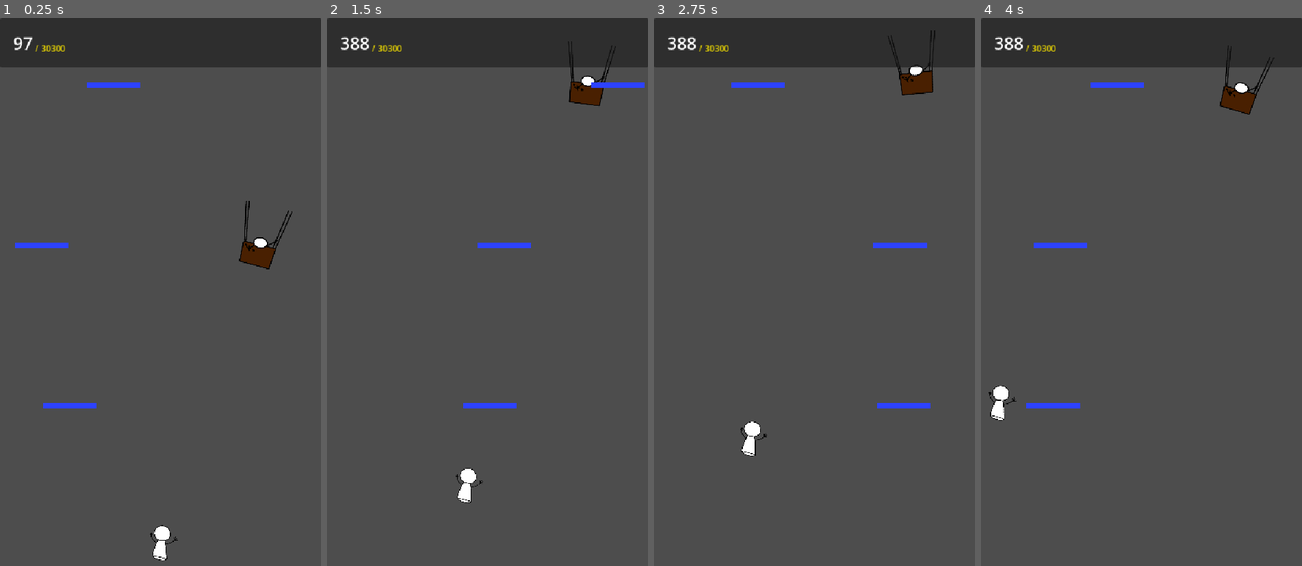
Above: before the commit, frames 1-4 (left to right).
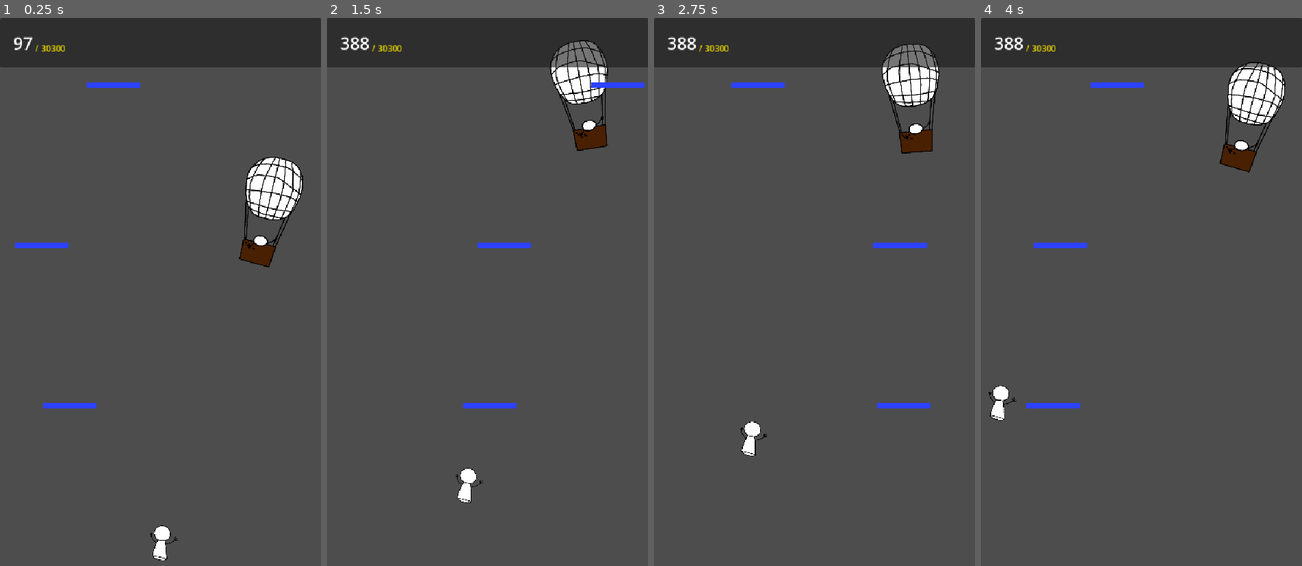
Above: after the commit, the same moments.

Repository: imLymei/mothers-day-game
Game: Godot game, scene res://Scenes/World/World.tscn
Same seed, same stepped clock (60 frames per second), same inputs: the game is played once before the commit and once after it.
Inputs (mouse positions are in pixels of both pictures, inside the frame that each line leads up to):
- Up to frame 1 (0.25 s): no input
- Up to frame 2 (1.5 s): move the mouse to (558, 264) at 0.52 s; click (558, 264) at 0.67 s; drag from (423, 319) to (471, 401) at 1.27 s
- Up to frame 3 (2.75 s): move the mouse to (846, 171) at 2.02 s; click (846, 171) at 2.17 s
- Up to frame 4 (4 s): drag from (1125, 401) to (1045, 209) at 2.77 s; move the mouse to (1237, 374) at 3.52 s; click (1237, 374) at 3.67 s

The runs differ from the first frame. In frame 1, 1.9% of the frame differs, in the area x 74-95%, y 25-46%; in frame 2, 2.1%; in frame 3, 2.1%; in frame 4, 2.3%, in the area x 74-95%, y 5-29%.

Commit message:
feat: finalize child balloon

Diff:
--- /dev/null
+++ b/Scenes/Child/Child.tscn
@@ -0,0 +1,84 @@
+[gd_scene load_steps=6 format=3 uid="uid://0irr402fx0op"]
+
+[ext_resource type="Texture2D" uid="uid://cs6ctkr50cu6t" path="res://Resources/ChildExample.png" id="1_g3lrb"]
+[ext_resource type="Texture2D" uid="uid://qnnc3yjuppt6" path="res://Resources/BalloonExample.png" id="2_imrkf"]
+
+[sub_resource type="Animation" id="Animation_p7pgw"]
+length = 0.001
+tracks/0/type = "value"
+tracks/0/imported = false
+tracks/0/enabled = true
+tracks/0/path = NodePath("Visuals:position")
+tracks/0/interp = 1
+tracks/0/loop_wrap = true
+tracks/0/keys = {
+"times": PackedFloat32Array(0),
+"transitions": PackedFloat32Array(1),
+"update": 0,
+"values": [Vector2(0, 0)]
+}
+tracks/1/type = "value"
+tracks/1/imported = false
+tracks/1/enabled = true
+tracks/1/path = NodePath("Visuals:rotation")
+tracks/1/interp = 1
+tracks/1/loop_wrap = true
+tracks/1/keys = {
+"times": PackedFloat32Array(0),
+"transitions": PackedFloat32Array(1),
+"update": 0,
+"values": [0.0]
+}
+
+[sub_resource type="Animation" id="Animation_kjd5s"]
+resource_name = "SWING"
+length = 4.0
+loop_mode = 1
+tracks/0/type = "value"
+tracks/0/imported = false
+tracks/0/enabled = true
+tracks/0/path = NodePath("Visuals:position")
+tracks/0/interp = 2
+tracks/0/loop_wrap = true
+tracks/0/keys = {
+"times": PackedFloat32Array(0, 2, 4),
+"transitions": PackedFloat32Array(1, 1, 1),
+"update": 0,
+"values": [Vector2(0, 0), Vector2(0, -90), Vector2(0, 0)]
+}
+tracks/1/type = "value"
+tracks/1/imported = false
+tracks/1/enabled = true
+tracks/1/path = NodePath("Visuals:rotation")
+tracks/1/interp = 2
+tracks/1/loop_wrap = true
+tracks/1/keys = {
+"times": PackedFloat32Array(0, 2, 4),
+"transitions": PackedFloat32Array(1, 1, 1),
+"update": 0,
+"values": [0.261799, -0.261799, 0.261799]
+}
+
+[sub_resource type="AnimationLibrary" id="AnimationLibrary_p7pgw"]
+_data = {
+&"RESET": SubResource("Animation_p7pgw"),
+&"SWING": SubResource("Animation_kjd5s")
+}
+
+[node name="Child" type="Node2D"]
+scale = Vector2(0.5, 0.5)
+
+[node name="Visuals" type="Node2D" parent="."]
+
+[node name="ChildSprite" type="Sprite2D" parent="Visuals"]
+texture = ExtResource("1_g3lrb")
+
+[node name="BalloonSprite" type="Sprite2D" parent="Visuals"]
+position = Vector2(11.4387, -196.682)
+texture = ExtResource("2_imrkf")
+
+[node name="AnimationPlayer" type="AnimationPlayer" parent="."]
+libraries = {
+&"": SubResource("AnimationLibrary_p7pgw")
+}
+autoplay = "SWING"
--- a/Scenes/Player/Player.tscn
+++ b/Scenes/Player/Player.tscn
@@ -43,7 +43,7 @@
 tracks/0/type = "value"
 tracks/0/imported = false
 tracks/0/enabled = true
-tracks/0/path = NodePath("Sprite/Texture:scale")
+tracks/0/path = NodePath("Sprite/MomTexture:scale")
 tracks/0/interp = 1
 tracks/0/loop_wrap = true
 tracks/0/keys = {
@@ -79,7 +79,7 @@
 [node name="Sprite" type="Node2D" parent="."]
 unique_name_in_owner = true
 
-[node name="Texture" type="TextureRect" parent="Sprite"]
+[node name="MomTexture" type="TextureRect" parent="Sprite"]
 anchors_preset = 8
 anchor_left = 0.5
 anchor_top = 0.5
--- a/Scenes/World/World.gd
+++ b/Scenes/World/World.gd
@@ -13,6 +13,9 @@
 var total_platforms := 0
 var goal_platform: GoalPlatform
 
+var goal_score:
+	get():
+		return (GOAL_PLATFORMS_DISTANCE + 1) * PLATFORM_SPACING
 var camera_bottom :
 	get():
 		return camera_2d.global_position.y + (screen_size.y / 2)
@@ -41,17 +44,13 @@
 
 	camera_2d.limit_bottom = 0
 
-	high_score_label.text = "/ %d" % [(GOAL_PLATFORMS_DISTANCE + 1) * PLATFORM_SPACING]
+	high_score_label.text = "/ %d" % [goal_score]
 
 	generate_platforms()
 
 
 func _process(delta: float) -> void:
 	death_area.global_position.y = camera_bottom
-	child.global_position = child.global_position.lerp(
-		Vector2(child.global_position.x, camera_2d.global_position.y - (screen_size.y / 2)),
-		0.5
-	)
 
 	if player.global_position.y > death_area.global_position.y:
 		die()
@@ -67,6 +66,18 @@
 
 	if is_game_running and last_platform_height - abs(player.global_position.y) < screen_size.y:
 		add_platform()
+
+
+func _physics_process(delta: float) -> void:
+	child.global_position = child.global_position.lerp(
+		Vector2(
+			child.global_position.x,
+			camera_2d.global_position.y - (
+				(1 - (min(actual_score, goal_score) / goal_score)) * (screen_size.y / 2.5)
+			)
+		),
+		0.1
+	)
 
 
 func generate_platforms() -> void:
--- a/Scenes/World/World.tscn
+++ b/Scenes/World/World.tscn
@@ -6,73 +6,11 @@
 [ext_resource type="PackedScene" uid="uid://cj5k2jul6kebx" path="res://Scenes/Platform/MovingPlatform/MovingPlatform.tscn" id="4_5jr8x"]
 [ext_resource type="PackedScene" uid="uid://b7wuo1sprhdiu" path="res://Scenes/Platform/GoalPlatform/GoalPlatform.tscn" id="4_27jhl"]
 [ext_resource type="Theme" uid="uid://bxy7t0fosymcb" path="res://Resources/Style/ButtonStyle.tres" id="6_hveh7"]
-[ext_resource type="Texture2D" uid="uid://cs6ctkr50cu6t" path="res://Resources/ChildExample.png" id="6_kjd5s"]
 [ext_resource type="PackedScene" uid="uid://dolm4pb67jlub" path="res://Scenes/Platform/WeakPlatform/WeakPlatform.tscn" id="7_87yka"]
+[ext_resource type="PackedScene" uid="uid://0irr402fx0op" path="res://Scenes/Child/Child.tscn" id="7_kjd5s"]
 
 [sub_resource type="RectangleShape2D" id="RectangleShape2D_0nbjp"]
 size = Vector2(612, 20)
-
-[sub_resource type="Animation" id="Animation_p7pgw"]
-length = 0.001
-tracks/0/type = "value"
-tracks/0/imported = false
-tracks/0/enabled = true
-tracks/0/path = NodePath("ChildExample:position")
-tracks/0/interp = 1
-tracks/0/loop_wrap = true
-tracks/0/keys = {
-"times": PackedFloat32Array(0),
-"transitions": PackedFloat32Array(1),
-"update": 0,
-"values": [Vector2(0, 0)]
-}
-tracks/1/type = "value"
-tracks/1/imported = false
-tracks/1/enabled = true
-tracks/1/path = NodePath("ChildExample:rotation")
-tracks/1/interp = 1
-tracks/1/loop_wrap = true
-tracks/1/keys = {
-"times": PackedFloat32Array(0),
-"transitions": PackedFloat32Array(1),
-"update": 0,
-"values": [0.0]
-}
-
-[sub_resource type="Animation" id="Animation_kjd5s"]
-resource_name = "SWING"
-length = 1.0
-loop_mode = 2
-tracks/0/type = "value"
-tracks/0/imported = false
-tracks/0/enabled = true
-tracks/0/path = NodePath("ChildExample:position")
-tracks/0/interp = 2
-tracks/0/loop_wrap = true
-tracks/0/keys = {
-"times": PackedFloat32Array(0, 1),
-"transitions": PackedFloat32Array(1.5, 0.5),
-"update": 0,
-"values": [Vector2(0, 0), Vector2(0, -90)]
-}
-tracks/1/type = "value"
-tracks/1/imported = false
-tracks/1/enabled = true
-tracks/1/path = NodePath("ChildExample:rotation")
-tracks/1/interp = 2
-tracks/1/loop_wrap = true
-tracks/1/keys = {
-"times": PackedFloat32Array(0, 1),
-"transitions": PackedFloat32Array(1.5, 0.5),
-"update": 0,
-"values": [0.261799, -0.261799]
-}
-
-[sub_resource type="AnimationLibrary" id="AnimationLibrary_p7pgw"]
-_data = {
-&"RESET": SubResource("Animation_p7pgw"),
-&"SWING": SubResource("Animation_kjd5s")
-}
 
 [node name="World" type="Node2D"]
 script = ExtResource("1_xf6vi")
@@ -91,19 +29,9 @@
 shape = SubResource("RectangleShape2D_0nbjp")
 debug_color = Color(0.986535, 0, 0.322584, 0.42)
 
-[node name="Child" type="Node2D" parent="."]
+[node name="Child" parent="." instance=ExtResource("7_kjd5s")]
 unique_name_in_owner = true
 position = Vector2(186, -981)
-scale = Vector2(0.5, 0.5)
-
-[node name="ChildExample" type="Sprite2D" parent="Child"]
-texture = ExtResource("6_kjd5s")
-
-[node name="AnimationPlayer" type="AnimationPlayer" parent="Child"]
-libraries = {
-&"": SubResource("AnimationLibrary_p7pgw")
-}
-autoplay = "SWING"
 
 [node name="Camera2D" type="Camera2D" parent="."]
 unique_name_in_owner = true
Binary file added: Resources/BalloonExample.png
Not shown, added: Resources/BalloonExample.png.import
Not shown: 1 places in Scenes/World/World.tscn that only renumber resources
